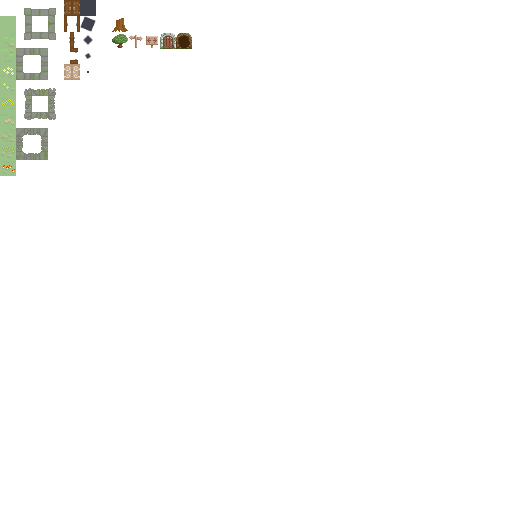
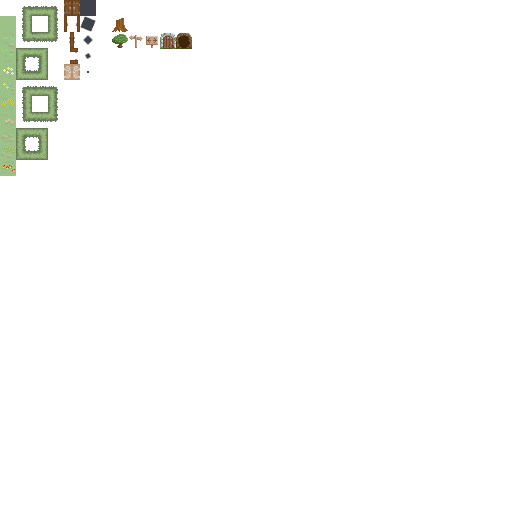
Layers edited between the first and the second 512x512 image:
added layer "hedge wall" above "tiles" over [16, 6, 58, 160]
